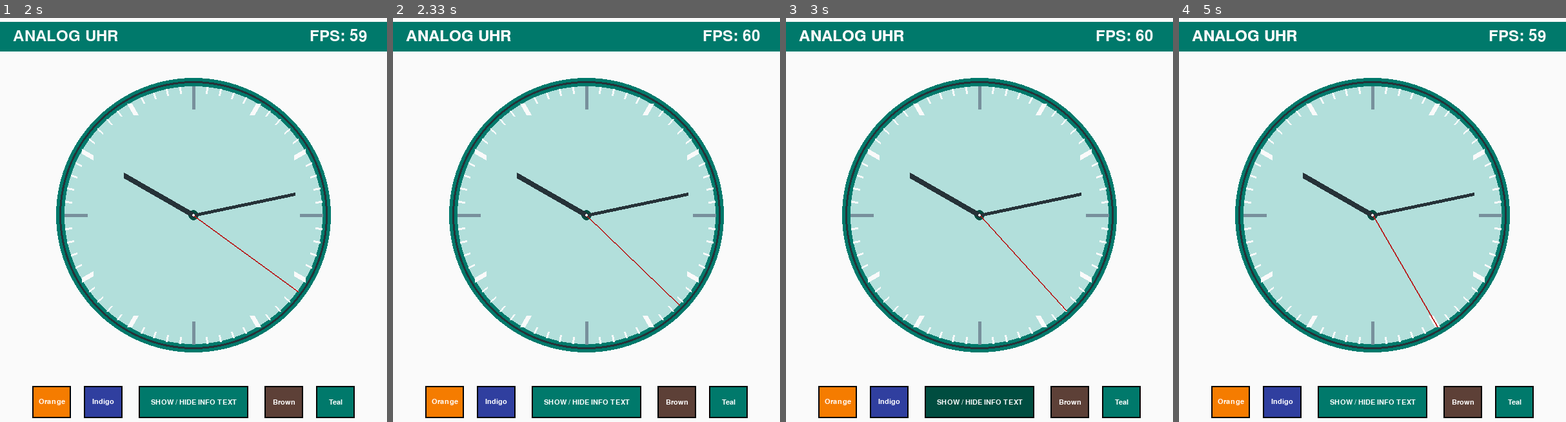
Above: before the commit, frames 1-4 (left to right).
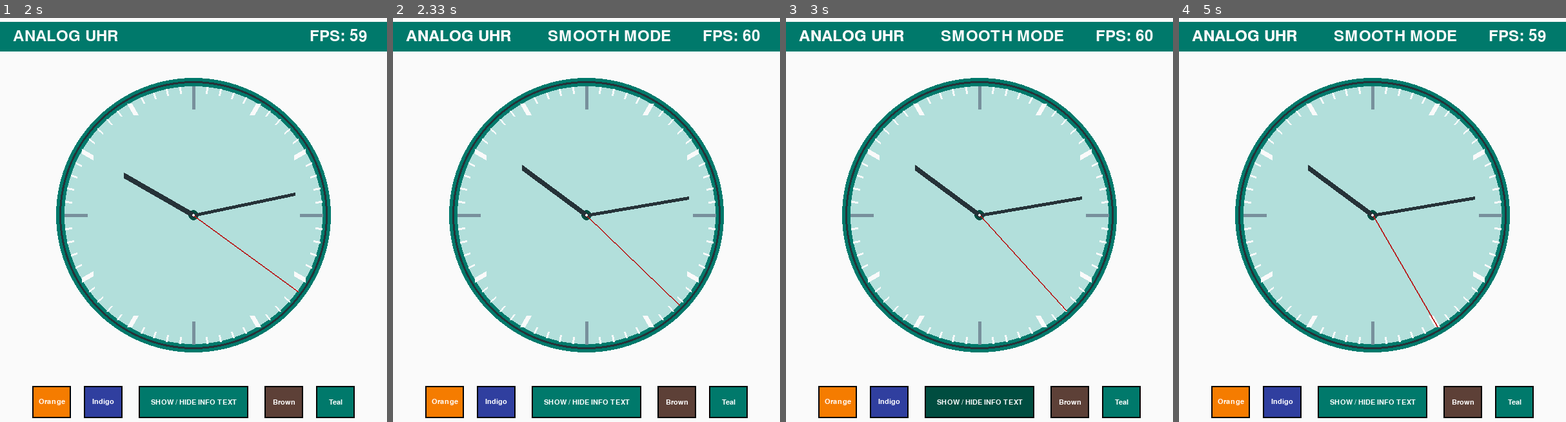
Above: after the commit, the same moments.

Repository: pk0gler/Pygame-Clock
Game: pygame game, started from kogler/gui/clock.py
The game is run twice, just before and just after one commit, with the same random seed, the same clock (stepped at 60 frames per second) and the same inputs.
Inputs (mouse positions are in pixels of both pictures, inside the frame that each line leads up to):
- Up to frame 1 (2 s): hold D 0.33-0.8 s; tap H at 0.83 s; hold D 1.17-1.63 s; hold A from 1.67 s (still down)
- Up to frame 2 (2.33 s): release A at 2.2 s; hold S from 2.23 s (still down)
- Up to frame 3 (3 s): release S at 2.53 s; click "SHOW / HIDE INFO TEXT" at 2.62 s; hold A from 2.9 s (still down)
- Up to frame 4 (5 s): release A at 3.3 s; hold D 3.33-3.97 s; click (1252, 147) at 4.05 s; hold A from 4.73 s (still down)

Frame 1 is identical in both runs. In frame 2, 1.1% of the frame differs, in the area x 32-77%, y 3-50%; in frame 3, 1.1%; in frame 4, 1.1%.

Commit message:
Changed ui

Diff:
--- /dev/null
+++ b/kogler/clock_controller.py
@@ -0,0 +1,6 @@
+from kogler.gui.clock import Clock
+from datetime import datetime
+
+class Controller(object):
+
+    def __init__(self, size=(600, 700), clr_schema=Clock.CLR_SCHEMA_TEAL, time=datetime.now().time().strftime("%H:%M:%S")):
--- a/kogler/gui/clock.py
+++ b/kogler/gui/clock.py
@@ -78,20 +78,20 @@
                          "hover_font_color": cfc
                          }
 
-    BUTTON_STYLE_BRWN = {"hover_color": (62,39,35),
-                         "clicked_color": (93,64,55),
+    BUTTON_STYLE_BRWN = {"hover_color": (62, 39, 35),
+                         "clicked_color": (93, 64, 55),
                          "clicked_font_color": cfc,
                          "hover_font_color": cfc
                          }
 
-    BUTTON_STYLE_INDIGO = {"hover_color": (26,35,126),
-                           "clicked_color": (48,63,159),
+    BUTTON_STYLE_INDIGO = {"hover_color": (26, 35, 126),
+                           "clicked_color": (48, 63, 159),
                            "clicked_font_color": cfc,
                            "hover_font_color": cfc
                            }
 
-    BUTTON_STYLE_ORANGE = {"hover_color": (230,81,0),
-                           "clicked_color": (245,124,0),
+    BUTTON_STYLE_ORANGE = {"hover_color": (230, 81, 0),
+                           "clicked_color": (245, 124, 0),
                            "clicked_font_color": cfc,
                            "hover_font_color": cfc
                            }
@@ -114,18 +114,18 @@
             raise TypeError("Incompatible Colour design")
 
         # Set attributes and values
-        self.size = size;
+        self.size = size
         self.width = size[0]
         self.height = size[1]
         self.center = self.Wcenter, self.Hcenter = int(size[0] / 2), int(size[1] / 2)
-        self.schema = clr_schema;
+        self.schema = clr_schema
         self.analog = True
         self.time = time
         self.radius = int(self.width / 3.0)
         self.mode = 0
         self.smooth = False
-        self.startQuad_w = 0;
-        self.startQuad_h = 0;
+        self.startQuad_w = 0
+        self.startQuad_h = 0
 
         # Initialize pygame
         # Same outcome as initializing every module by itself
@@ -143,9 +143,11 @@
                                     text="Orange", **self.BUTTON_STYLE_ORANGE)
         self.btn_cl_indigo = Button((70 + 60, 615, 60, 50), self.BUTTON_STYLE_INDIGO.get("clicked_color"), self.set_i,
                                     text="Indigo", **self.BUTTON_STYLE_INDIGO)
-        self.btn_cl_brown = Button((self.width - 50 - 60 - 20 - 60, 615, 60, 50), self.BUTTON_STYLE_BRWN.get("clicked_color"), self.set_b,
+        self.btn_cl_brown = Button((self.width - 50 - 60 - 20 - 60, 615, 60, 50),
+                                   self.BUTTON_STYLE_BRWN.get("clicked_color"), self.set_b,
                                    text="Brown", **self.BUTTON_STYLE_BRWN)
-        self.btn_cl_teal = Button((self.width - 50 - 60, 615, 60, 50), self.BUTTON_STYLE_TEAL.get("clicked_color"), self.set_t,
+        self.btn_cl_teal = Button((self.width - 50 - 60, 615, 60, 50), self.BUTTON_STYLE_TEAL.get("clicked_color"),
+                                  self.set_t,
                                   text="Teal", **self.BUTTON_STYLE_TEAL)
 
         # self.button.rect.center = (self.screen_rect.centerx, 630)
@@ -164,7 +166,6 @@
 
     def set_i(self):
         self.schema = Clock.CLR_SCHEMA_INDIGO
-
 
     def change_mode(self):
         self.mode = 0 if self.mode == 1 else 1
@@ -181,7 +182,7 @@
         self.seconds = 0
         font = pg.font.Font(None, 36)
         pg.time.set_timer(pg.USEREVENT + 1, 1000)
-        self.mode = 0;
+        self.mode = 0
 
         while 1:
             self.change = False
@@ -216,7 +217,7 @@
             self.btn_cl_brown.update(self.screen)
             self.btn_cl_teal.update(self.screen)
             self.btn_cl_indigo.update(self.screen)
-            pg.draw.rect(self.screen, self.hex_to_rgb(self.schema.get("a-cl-bd")),(0,50,self.width,46))
+            pg.draw.rect(self.screen, self.hex_to_rgb(self.schema.get("a-cl-bd")), (0, 50, self.width, 46))
             if self.mode == 0 and self.smooth is False:
                 fps_display = font.render("ANALOG UHR", 1, self.cfc)
                 self.screen.blit(fps_display, (20, 60))
@@ -229,10 +230,12 @@
             elif self.mode == 0 and self.smooth is True:
                 fps_display = font.render("ANALOG UHR", 1, self.cfc)
                 self.screen.blit(fps_display, (20, 60))
+                mode = font.render("SMOOTH MODE", 1, self.cfc)
+                self.screen.blit(mode, (self.width/2-60, 60))
                 self.draw_clock()
                 self.draw_min_hand_smooth()
                 self.draw_sec_hand_smooth()
-                self.draw_std_hand()
+                self.draw_std_hand_smooth()
                 pg.draw.circle(self.screen, self.hex_to_rgb(self.schema.get("bg")), (self.Wcenter, self.Hcenter),
                                int(2), 0)
                 self.screen.blit(fps_display, (20, 60))
@@ -248,7 +251,7 @@
                 self.draw_clock_dig()
             fps = "FPS: " + str(clock.get_fps())
             fps_display = font.render(fps[:7], 1, self.cfc)
-            self.screen.blit(fps_display, (self.width-120, 60))
+            self.screen.blit(fps_display, (self.width - 120, 60))
 
             pg.display.flip()
 
@@ -260,11 +263,15 @@
 
     def draw_clock_dig(self):
         font = pg.font.Font(None, 85)
-        pg.draw.rect(self.screen, self.hex_to_rgb(self.schema.get("a-cl-bd")),(self.Wcenter-self.radius,self.Hcenter-self.radius/2,self.radius*2,self.radius))
-        pg.draw.rect(self.screen, self.hex_to_rgb(self.schema.get("accent")),(self.Wcenter-self.radius+15,self.Hcenter-self.radius/2+15,self.radius*2-30,self.radius-30),3)
-        pg.draw.rect(self.screen, self.hex_to_rgb(self.schema.get("accent2")),(self.Wcenter-self.radius,self.Hcenter-self.radius/2,self.radius*2,self.radius),3)
+        pg.draw.rect(self.screen, self.hex_to_rgb(self.schema.get("a-cl-bd")),
+                     (self.Wcenter - self.radius, self.Hcenter - self.radius / 2, self.radius * 2, self.radius))
+        pg.draw.rect(self.screen, self.hex_to_rgb(self.schema.get("accent")), (
+        self.Wcenter - self.radius + 15, self.Hcenter - self.radius / 2 + 15, self.radius * 2 - 30, self.radius - 30),
+                     3)
+        pg.draw.rect(self.screen, self.hex_to_rgb(self.schema.get("accent2")),
+                     (self.Wcenter - self.radius, self.Hcenter - self.radius / 2, self.radius * 2, self.radius), 3)
         fps_display = font.render(datetime.now().time().strftime("%H : %M : %S"), 1, self.cfc)
-        self.screen.blit(fps_display, (self.Wcenter-self.radius+50, self.Hcenter-30))
+        self.screen.blit(fps_display, (self.Wcenter - self.radius + 50, self.Hcenter - 30))
 
     def draw_help(self):
         pg.draw.rect(self.screen, self.hex_to_rgb(self.schema.get("accent")), (
@@ -289,7 +296,7 @@
         self.screen.blit(font.render("- - - - - - - - - - - - - - - - - - - -", 1, (0, 0, 0)), (
             (self.Wcenter - (self.Wcenter - 43) / 2) + 20, (self.Hcenter - (self.Hcenter - 115) / 2) + 65 + 50 + 30))
 
-        temp = self.schema;
+        temp = self.schema
 
         self.schema = Clock.CLR_SCHEMA_TEAL
         pg.draw.rect(self.screen, self.hex_to_rgb(self.schema.get("a-cl-bd")),
@@ -320,11 +327,11 @@
                 self.startQuad_w = 0
 
     def draw_sec_hand(self):
-        pg.draw.line(self.screen, (183,28,28), (self.Wcenter, self.Hcenter),
+        pg.draw.line(self.screen, (183, 28, 28), (self.Wcenter, self.Hcenter),
                      self.calc_sec_pos(), 2)
 
     def draw_sec_hand_smooth(self):
-        pg.draw.line(self.screen, (183,28,28), (self.Wcenter, self.Hcenter),
+        pg.draw.line(self.screen, (183, 28, 28), (self.Wcenter, self.Hcenter),
                      self.calc_sec_pos_smooth(), 2)
 
     def draw_min_hand(self):
@@ -334,6 +341,10 @@
     def draw_min_hand_smooth(self):
         pg.draw.line(self.screen, self.hex_to_rgb(self.schema.get("accent")), (self.Wcenter, self.Hcenter),
                      self.calc_min_pos_smooth(), 5)
+
+    def draw_std_hand_smooth(self):
+        pg.draw.line(self.screen, self.hex_to_rgb(self.schema.get("accent")), (self.Wcenter, self.Hcenter),
+                     self.calc_std_pos_smooth(), 9)
 
     def draw_std_hand(self):
         pg.draw.line(self.screen, self.hex_to_rgb(self.schema.get("accent")), (self.Wcenter, self.Hcenter),
@@ -387,15 +398,18 @@
         # return (self.Wcenter, self.Hcenter-self.radius)
 
     def calc_min_pos_smooth(self):
-        """milli = int(datetime.now().time().microsecond / 1000)
-        sec = int(datetime.now().time().strftime("%S")) + milli / 1000
-        min = int(datetime.now().time().strftime("%S")) + (sec /100)
-        print(min)
-        angle = (360 * (min - 15) / 60) / 180 * pi
-        temp = (round(cos(angle) * self.radius + self.Wcenter), round(sin(angle) * 160 + self.Hcenter))
-        return temp
-        # return (self.Wcenter, self.Hcenter-self.radius)"""
-        return self.calc_min_pos()
+        sec = int(datetime.now().time().strftime("%S"))
+        temp = sec / 60
+        mi = int(datetime.now().time().strftime("%M"))
+        angle = (360 * (mi + temp - 15) / 60) / 180 * pi
+        return round(cos(angle) * 160 + self.Wcenter), round(sin(angle) * 160 + self.Hcenter)
+
+    def calc_std_pos_smooth(self):
+        mi = int(datetime.now().time().strftime("%M"))
+        temp = mi / 60
+        st = int(datetime.now().time().strftime("%H"))
+        angle = (360 * (st + temp - 15) * 5 / 60) / 180 * pi
+        return round(cos(angle) * 125 + self.Wcenter), round(sin(angle) * 125 + self.Hcenter)
 
     def calc_min_pos(self):
         mi = int(datetime.now().time().strftime("%M"))
